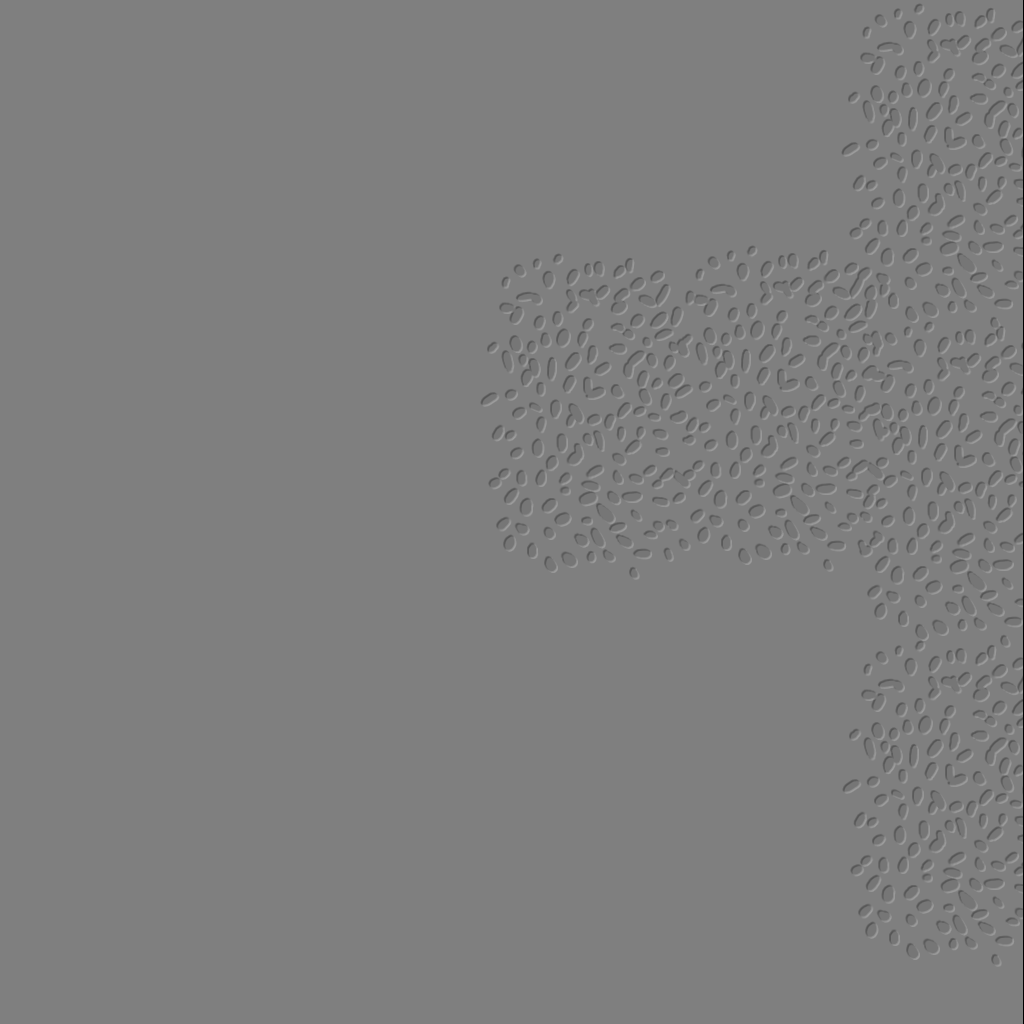
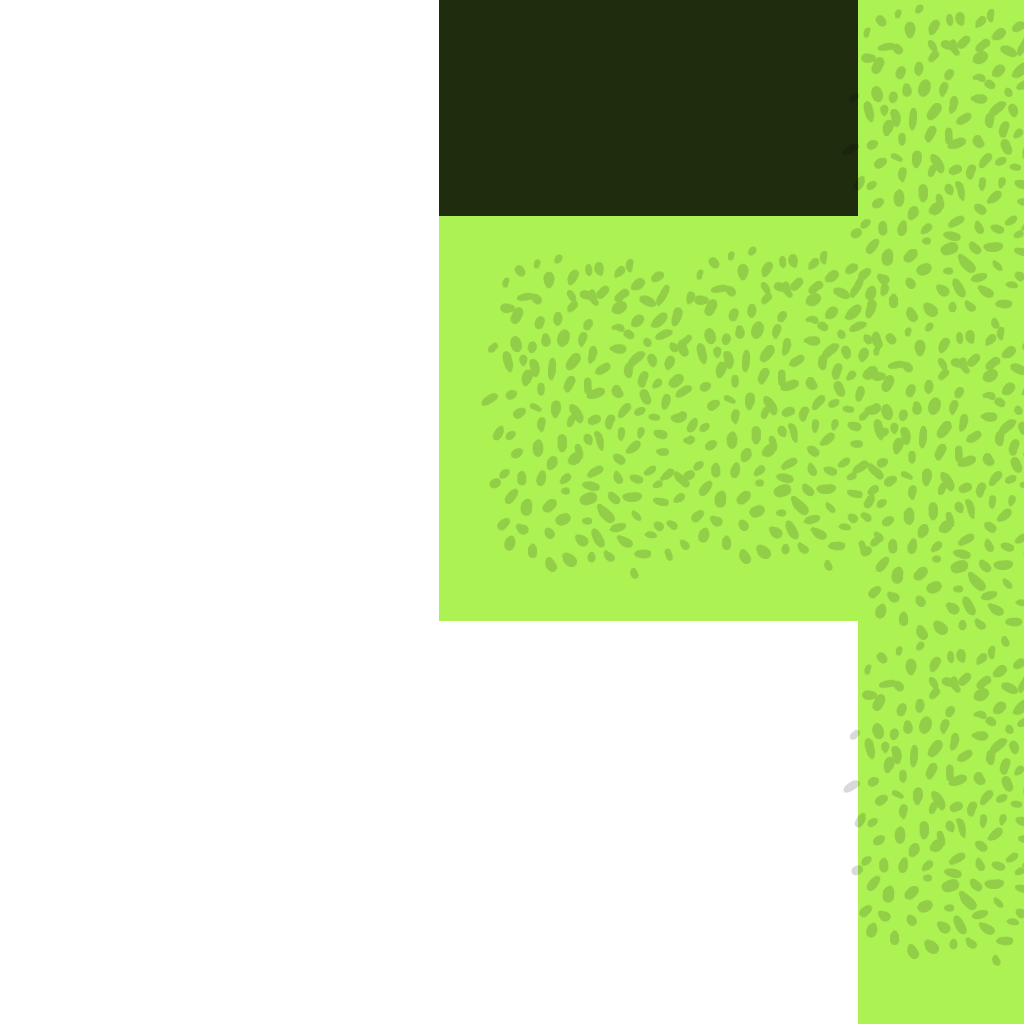
Two versions of the same layered image (w=1024, h=1024). Layer-by-layer changes:
hid "Layer #5" over [0, 0, 1024, 1024]
painted on "Layer", masked it over [0, 0, 1024, 1024]
hid "Layer #1" over [0, 0, 1024, 1024]
